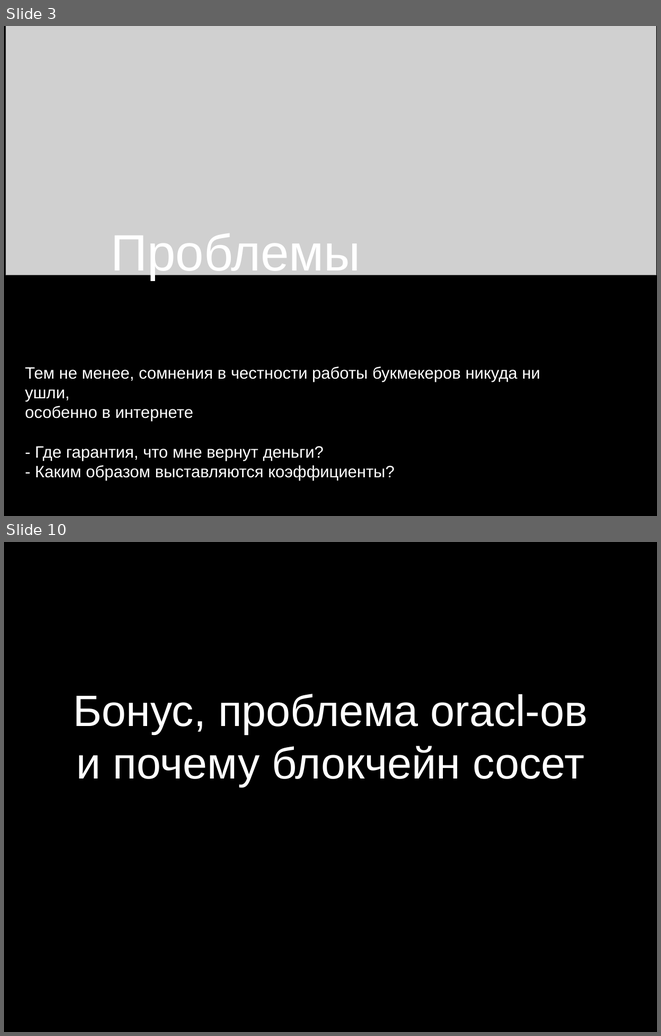
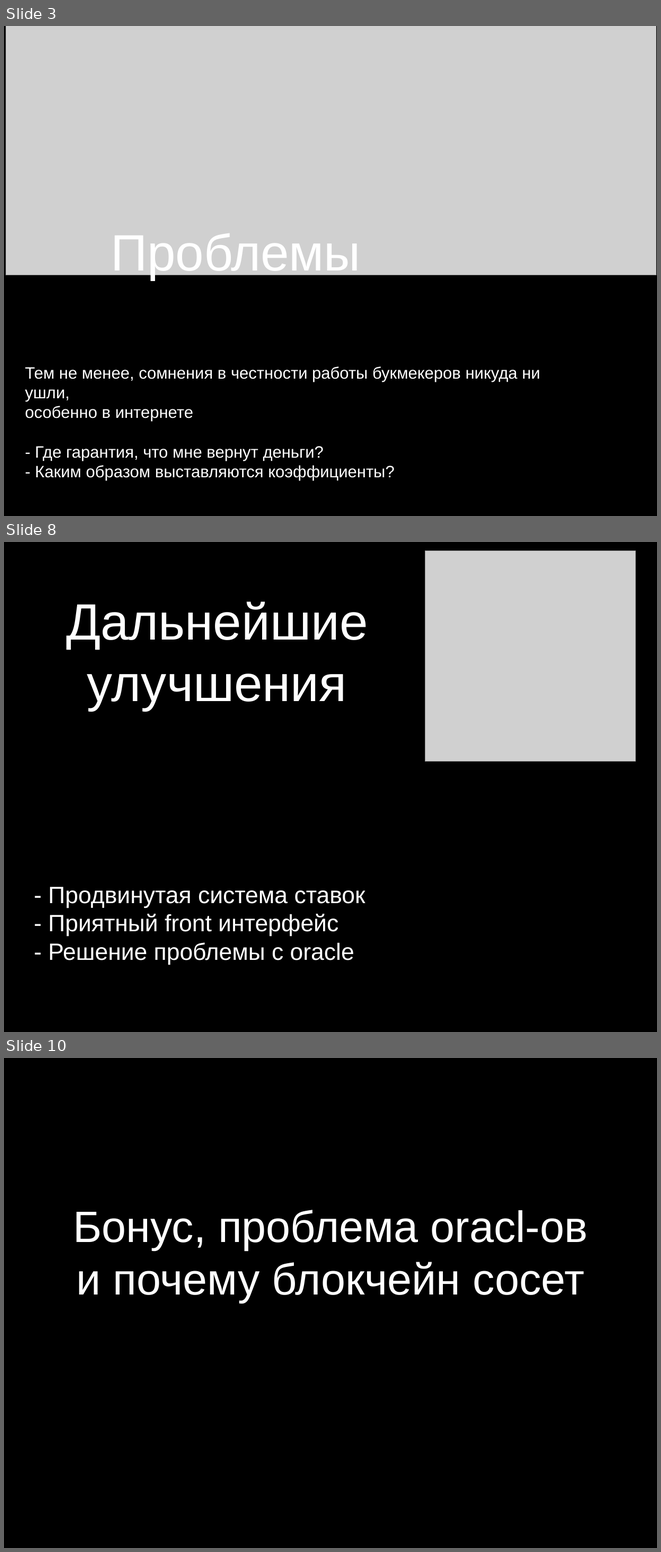
Before and after one commit to padap/hse_smart_contracts, a slide deck: presentation.pptx. Shown one above the other, each under a label of ours: slides 3 and 10 before the commit, slides 3, 8 and 10 after it; the slides between them are not shown. The pictures are 661x1036 and 661x1552 pixels, drawn with LibreOffice and Linux fonts; fonts in the diff are those of the drawing; grey boxes stand for pictures. Boxes give left, top, right and bottom in pixels: in the first picture for what was removed or moved away, otherwise in the second. Text is boxed around its words. In the diff, an @@ line names an element or a change of style, - is before the commit and + after.

```diff
--- a/presentation.pptx
+++ b/presentation.pptx
@@ slide 8 added at <box>4,542,657,1032</box>, background #000000 @@
@@ picture added at <box>425,550,635,761</box> @@
@@ title added at <box>66,601,368,710</box>, 80 pt, text #FFFFFF @@
+Дальнейшие улучшения
@@ subtitle added at <box>48,886,365,964</box>, 37 pt, text #FFFFFF @@
+- Продвинутая система ставок
+- Приятный front интерфейс
+- Решение проблемы с oracle
```
Also in this commit, not shown: 5 slides changed, 1 other slide added, 2 slides removed, 1 other file.
